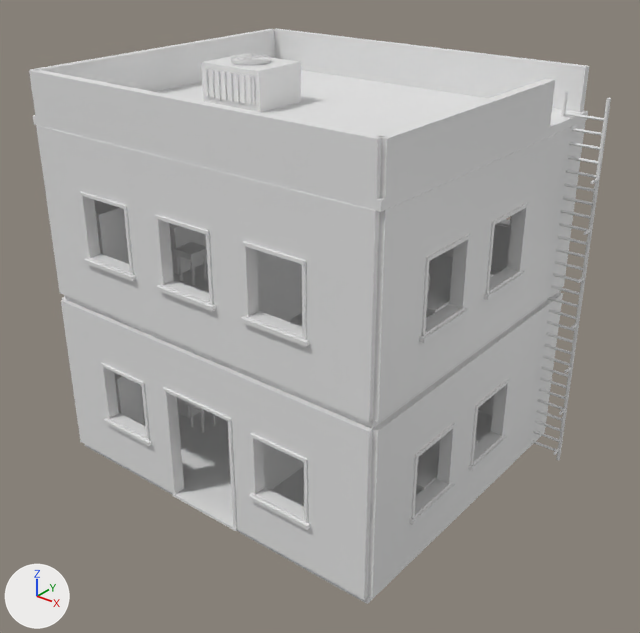
A saved change to the OBJ model verdant-exchange-r1/Assets/botanical-genetics-laboratory-roof.obj.
Both versions are drawn from a 50 mm camera at (9.53, -11.72, 10.13) aimed at (0.4, -0.32, 3.06). The axes (+X, +Y, +Z) are drawn at lower left. The lights are the same throughout. The picture after the commit comes second. Where no turn or scale is listed for an object, it has been applied to the vertices.

Names of what the first picture shows: 'botanical-genetics-laboratory-roof'.
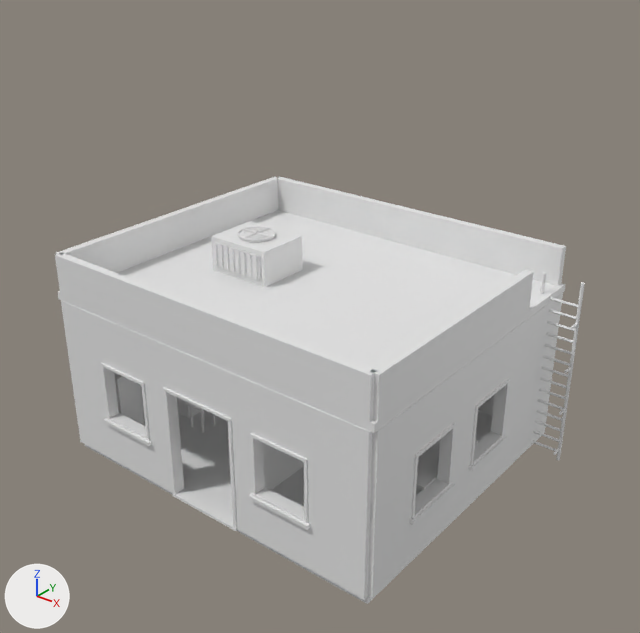
Changed parts and their boxes (x1, y1, x2, y2) in the pictures (640 x 633 px; the box of a moved part takes in the faces that stretch with it):
'botanical-genetics-laboratory-roof', reshaped (9% narrower, 26% shorter): before (29, 28, 611, 604); after (55, 176, 585, 604)
part 1 of me_botanical_genetics_laboratory_roof, moved or reshaped: before (30, 29, 275, 92); after (56, 177, 278, 273)
part 2 of me_botanical_genetics_laboratory_roof, moved or reshaped: before (376, 79, 555, 198); after (370, 270, 533, 422)
part 3 of me_botanical_genetics_laboratory_roof, moved or reshaped: before (201, 54, 301, 112); after (211, 221, 303, 288)
part 4 of me_botanical_genetics_laboratory_roof, moved or reshaped: before (204, 68, 255, 105); after (214, 242, 261, 280)
part 5 of me_botanical_genetics_laboratory_roof, moved or reshaped: before (249, 76, 252, 104); after (255, 256, 258, 280)
part 6 of me_botanical_genetics_laboratory_roof, moved or reshaped: before (243, 75, 246, 103); after (249, 254, 252, 278)
part 7 of me_botanical_genetics_laboratory_roof, moved or reshaped: before (236, 74, 239, 102); after (243, 253, 246, 276)
part 8 of me_botanical_genetics_laboratory_roof, moved or reshaped: before (230, 73, 233, 100); after (238, 251, 241, 274)
part 9 of me_botanical_genetics_laboratory_roof, moved or reshaped: before (224, 72, 227, 99); after (232, 249, 235, 272)
part 10 of me_botanical_genetics_laboratory_roof, added: after (226, 247, 229, 270)
part 11 of me_botanical_genetics_laboratory_roof, added: after (221, 245, 224, 268)
part 12 of me_botanical_genetics_laboratory_roof, added: after (215, 244, 218, 266)
part 13 of me_botanical_genetics_laboratory_roof, moved or reshaped: before (231, 57, 271, 65); after (239, 228, 275, 242)
part 14 of me_botanical_genetics_laboratory_roof, deleted: before (29, 28, 604, 346)
part 15 of me_botanical_genetics_laboratory_roof, cut back: before (36, 92, 611, 460); after (55, 176, 585, 460)

What changed in the scene script:
```text
Change me_botanical_genetics_laboratory_roof:
    used by ob_botanical_genetics_laboratory_roof; location = (0.0, 0.0, 0.0)
    remove me_botanical_genetics_laboratory_roof.from_pydata(...)  # 4052 vertices, 6958 faces; spans x -3.67..4.18, y -3.17..3.17, z 0.0..7.5
    add me_botanical_genetics_laboratory_roof.from_pydata(...)  # 2382 vertices, 4034 faces; spans x -3.67..4.18, y -3.17..3.17, z 0.0..4.25
    me_botanical_genetics_laboratory_roof part 1: the loose piece of 16 vertices spanning x -3.58..-3.42, y -3.0..3.0, z 6.65..7.4 is moved by (0.0, 0.0, -3.25)
    me_botanical_genetics_laboratory_roof part 2: the loose piece of 16 vertices spanning x 3.42..3.58, y -3.0..1.6, z 6.65..7.4 is moved by (0.0, 0.0, -3.25)
    me_botanical_genetics_laboratory_roof part 3: the loose piece of 8 vertices spanning x -2.08..-0.73, y -0.55..0.55, z 6.65..7.35 is moved by (0.0, 0.0, -3.25)
    me_botanical_genetics_laboratory_roof part 4: the loose piece of 8 vertices spanning x -1.99..-0.81, y -0.58..-0.56, z 6.78..7.26 is moved by (0.0, 0.0, -3.25)
    me_botanical_genetics_laboratory_roof part 5: the loose piece of 8 vertices spanning x -0.89..-0.86, y -0.61..-0.58, z 6.79..7.25 is moved by (0.0, 0.0, -3.25)
    me_botanical_genetics_laboratory_roof part 6: the loose piece of 8 vertices spanning x -1.04..-1.01, y -0.61..-0.58, z 6.79..7.25 is moved by (0.0, 0.0, -3.25)
    me_botanical_genetics_laboratory_roof part 7: the loose piece of 8 vertices spanning x -1.18..-1.16, y -0.61..-0.58, z 6.79..7.25 is moved by (0.0, 0.0, -3.25)
    me_botanical_genetics_laboratory_roof part 8: the loose piece of 8 vertices spanning x -1.33..-1.31, y -0.61..-0.58, z 6.79..7.25 is moved by (0.0, 0.0, -3.25)
    me_botanical_genetics_laboratory_roof part 9: the loose piece of 8 vertices spanning x -1.48..-1.45, y -0.61..-0.58, z 6.79..7.25 is moved by (0.0, 0.0, -3.25)
    me_botanical_genetics_laboratory_roof part 10: a new loose piece, a box spanning x -1.63..-1.602, y -0.608..-0.578, z 3.543..3.999
    me_botanical_genetics_laboratory_roof part 11: a new loose piece, a box spanning x -1.778..-1.751, y -0.608..-0.578, z 3.543..3.999
    me_botanical_genetics_laboratory_roof part 12: a new loose piece, a box spanning x -1.926..-1.9, y -0.608..-0.578, z 3.543..3.999
    me_botanical_genetics_laboratory_roof part 13: the loose piece of 42 vertices spanning x -1.75..-1.05, y -0.35..0.35, z 7.36..7.39 is moved by (0.0, 0.0, -3.25)
    me_botanical_genetics_laboratory_roof part 14: 204 loose pieces with 2098 vertices, spanning x -3.67..4.17, y -3.17..3.17, z 0.19..7.5, are deleted
    me_botanical_genetics_laboratory_roof part 15: 35 vertices moved from x -3.5..3.5, y -3.0..3.0, z 3.25..3.4 to x -3.58..3.58, y -3.08..3.08, z 3.25..3.4; 225 vertices removed from x -3.5..4.18, y -3.09..3.09, z 3.25..7.05; 613 vertices added at x -3.58..4.18, y -3.08..3.08, z 3.25..4.25
    other edits to the shape of me_botanical_genetics_laboratory_roof do not show in these pictures
```
